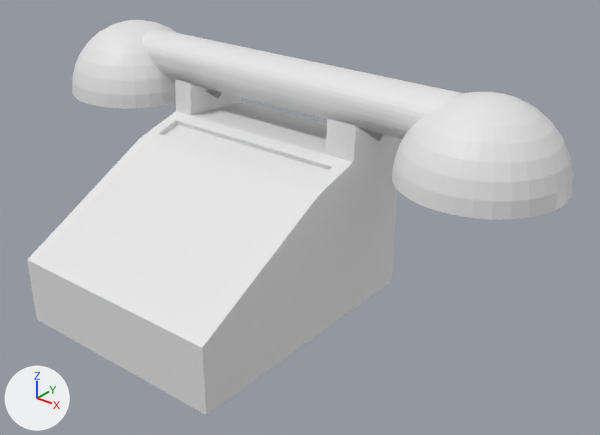
A saved change to the FBX model Assets/3DModels/telefono.fbx.
The view is the same before and after, from a 50 mm camera at (3.87, -3.71, 3.19) aimed at (0.61, 0.37, 0.66). Arrows for +X, +Y and +Z are at lower left; the lights stay in place. Where no turn or scale is listed for an object, it has been applied to the vertices.
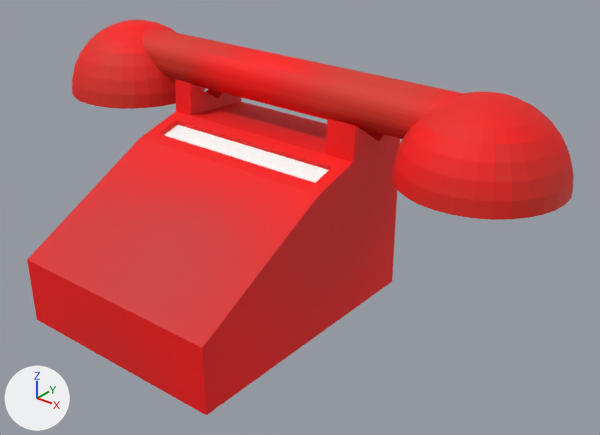
Location of each change, (x1, y1, x2, y2) in pixels of the pictures (600 x 435 px):
'Cube', recoloured, surface changed (white to red): (27, 79, 400, 415) in both
'Cylinder', recoloured (white to red): (72, 20, 574, 220) in both

Patch to the scene script:
```diff
--- a/Assets/3DModels/telefono.fbx.py
+++ b/Assets/3DModels/telefono.fbx.py
@@ img_batphoen_png @@
+img_batphoen_png = load_image('batphoen.png', '../Art/textures/batphoen.png', 1024, 1024, 'sRGB')
@@ img_telephono_recievadororo_png @@
+img_telephono_recievadororo_png = load_image('telephono recievadororo.png', '../Art/textures/telephono recievadororo.png', 1024, 1024, 'sRGB')
@@ mat_material_001 @@
+mat_material_001 = principled_material('Material.001')
+mat_material_001.texture = img_batphoen_png
+mat_material_001.roughness = 0.69
@@ mat_material @@
+mat_material = principled_material('Material')
+mat_material.texture = img_telephono_recievadororo_png
+mat_material.roughness = 0.69
@@ me_cube_001 @@
 me_cube_001.from_pydata(...)  # 48 vertices, 38 faces; spans x -0.65..1.0, y -1.0..1.01, z -1.0..0.4
 # used by ob_cube; location = (0.0, 0.0, 1.004)
+# me_cube_001 part 1: texture (UV) coordinates of 38 of 38 faces, centred in x -0.65..1.0, y -1.0..1.01, z -1.0..0.3, changed; they spanned u 0.0..1.0, v 0.0..1.0 and now span u 0.07..0.84, v 0.07..0.78
+me_cube_001.materials.append(mat_material_001)  # picture img_batphoen_png
@@ me_cylinder @@
 me_cylinder.from_pydata(...)  # 706 vertices, 678 faces; spans x -2.11..2.16, y -0.56..0.55, z -0.35..0.2
+me_cylinder.materials.append(mat_material)  # picture img_telephono_recievadororo_png
```
